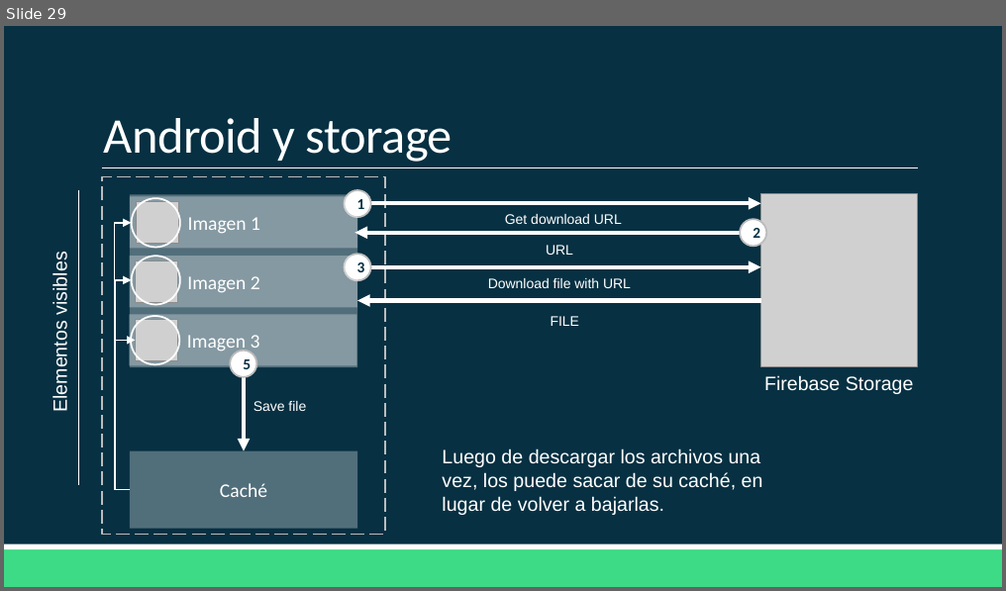
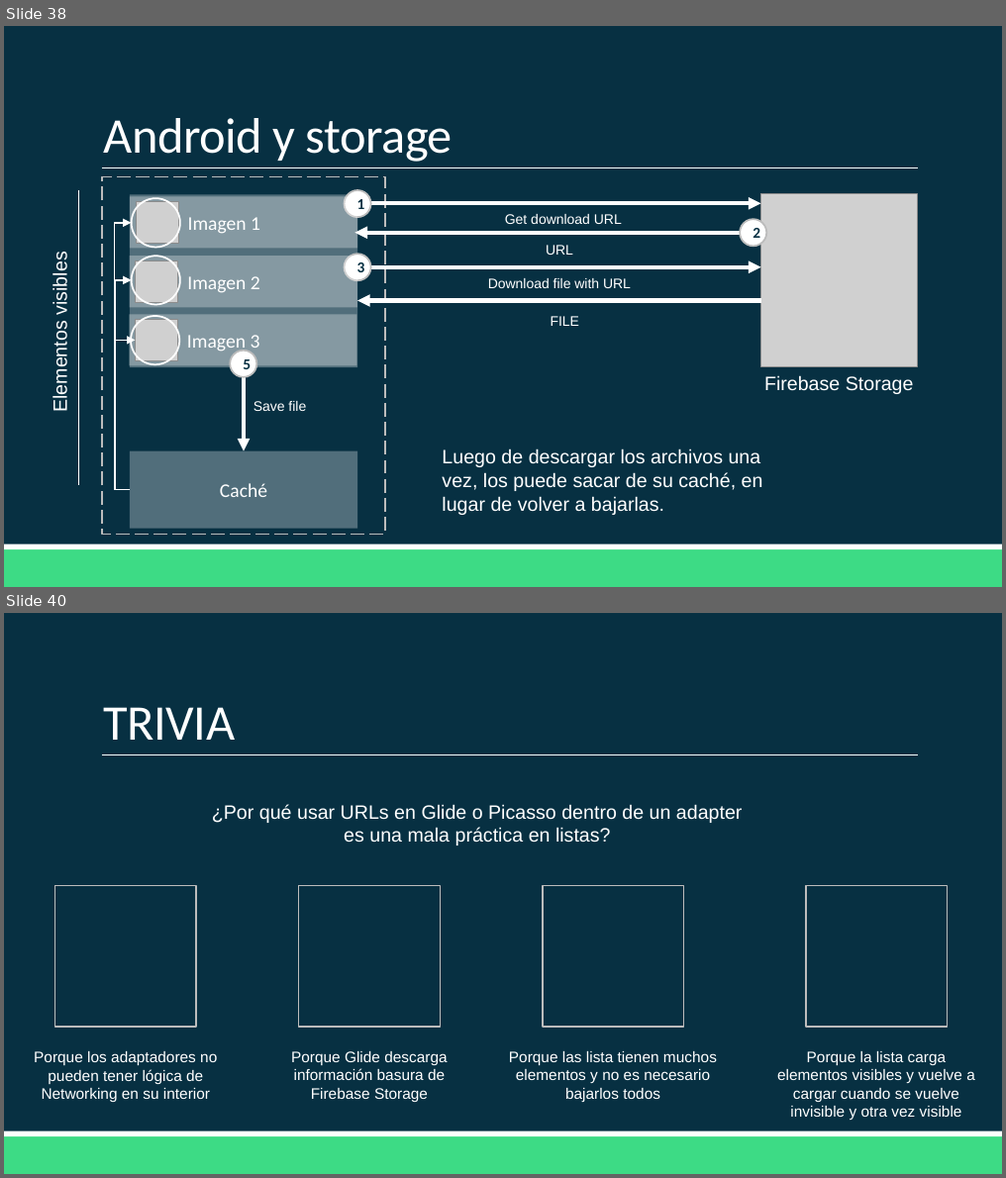
Before and after one commit to Domiciano/AppMoviles201, a slide deck: Clase 13/Clase 13.pptx. Shown one above the other, each under a label of ours: slide 29 before the commit, slides 38 and 40 after it; the slides between them are not shown. The pictures are 1006x591 and 1006x1178 pixels, drawn with LibreOffice and Linux fonts; fonts in the diff are those of the drawing; grey boxes stand for pictures. Boxes give left, top, right and bottom in pixels: in the first picture for what was removed or moved away, otherwise in the second. Text is boxed around its words. In the diff, an @@ line names an element or a change of style, - is before the commit and + after.

```diff
--- a/Clase 13/Clase 13.pptx
+++ b/Clase 13/Clase 13.pptx
@@ slide 40 added at (4,613,1002,1174), background #073042; not listed: 3 template elements that a slide beside it also shows @@
@@ title added at (104,707,235,740), 36 pt, text #FFFFFF @@
+TRIVIA
@@ text added at (212,804,743,846), 14 pt, text #FFFFFF @@
+¿Por qué usar URLs en Glide o Picasso dentro de un adapter es una mala práctica en listas?
@@ rectangle added at (54,885,197,1027), outline #BDBDBD 1.25 pt @@
@@ rectangle added at (298,885,440,1027), outline #BDBDBD 1.25 pt @@
@@ rectangle added at (542,885,683,1027), outline #BDBDBD 1.25 pt @@
@@ rectangle added at (805,885,947,1027), outline #BDBDBD 1.25 pt @@
@@ text added at (34,1052,217,1102), 11 pt, text #FFFFFF @@
+Porque los adaptadores no pueden tener lógica de Networking en su interior
@@ text added at (291,1052,447,1102), 11 pt, text #FFFFFF @@
+Porque Glide descarga información basura de Firebase Storage
@@ text added at (509,1052,717,1102), 11 pt, text #FFFFFF @@
+Porque las lista tienen muchos elementos y no es necesario bajarlos todos
@@ text added at (777,1052,975,1120), 11 pt, text #FFFFFF @@
+Porque la lista carga elementos visibles y vuelve a cargar cuando se vuelve invisible y otra vez visible
@@ what was slide 29 is now slide 38 @@
```
Also in this commit, not shown: 11 other slides added, 49 other files.
